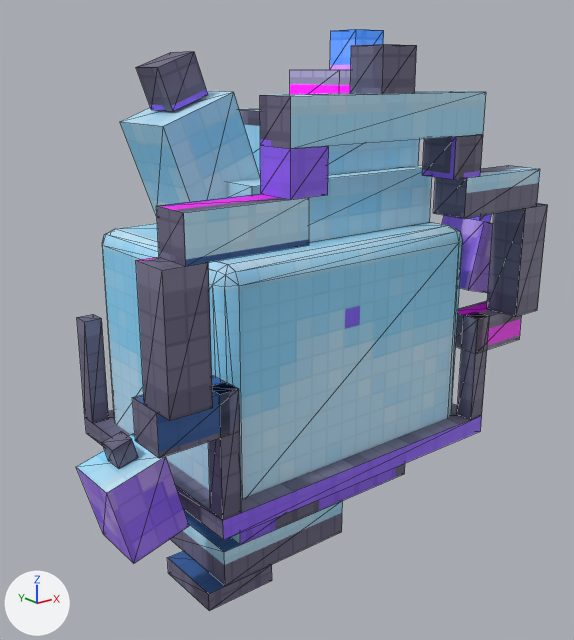
The glTF model assets/models/Wisplet/Wisplet.glb as it was, and as the next commit left it.
Camera for both pictures: a 50 mm camera at (-3.27, -4.12, 3.24) aimed at (-0.01, -0.05, 1.61). The axes (+X, +Y, +Z) are drawn at lower left. The lights are the same throughout. The older version comes first. Mesh edges are drawn as thin lines. Vertices at exactly the same position are counted once.

In view in the first picture: 'Body', 'floatL', 'floatR', 'halo', 'tipR', 'tongueL'.
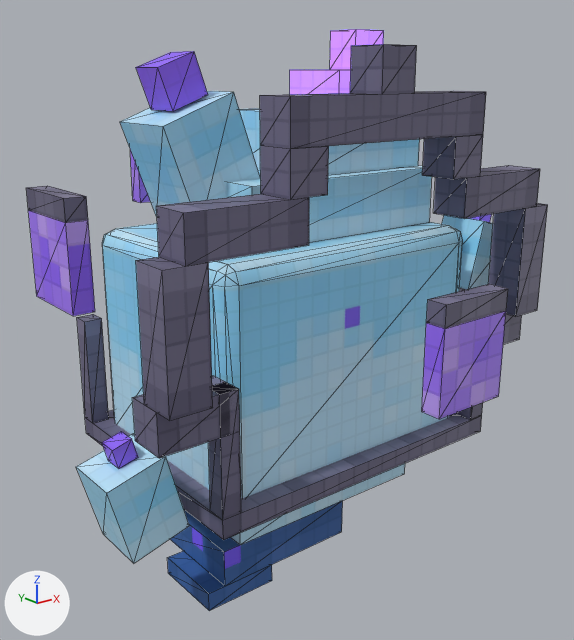
The change in detail:
me_body has 176 vertices, 270 faces and spans x -1.13..1.13, y -0.88..1.0, z 0.0..3.0.
me_body is used by ob_body; location (0.0, 0.0, 0.0).
me_body part 1: 112 kept faces spanning x -1.13..1.13, y -0.88..1.0, z 0.0..3.0 get new texture (UV) coordinates.
me_floatl has 16 vertices, 24 faces and spans x -0.246..0.246, y -0.188..0.188, z -0.29..0.389.
me_floatl is used by ob_floatl; location (-1.438, -0.438, 0.938).
me_floatl part 2: texture (UV) coordinates of 24 of 24 faces, centred in x -0.203..0.203, y -0.188..0.188, z -0.258..0.378, changed; they spanned u 0.0..0.86, v 0.4..0.64 and now span u 0.0..0.43, v 0.36..0.6.
me_floatr has 16 vertices, 24 faces and spans x -0.246..0.246, y -0.188..0.188, z -0.29..0.389.
me_floatr is used by ob_floatr; location (1.438, -0.438, 1.938).
me_floatr part 3: texture (UV) coordinates of 24 of 24 faces, centred in x -0.203..0.203, y -0.188..0.188, z -0.258..0.378, changed; they spanned u 0.0..1.0, v 0.4..0.64 and now span u 0.0..0.97, v 0.36..0.6.
me_halo has 76 vertices, 120 faces and spans x -1.5..1.5, y -0.13..0.25, z -0.12..1.88.
me_halo is used by ob_halo; location (0.0, -0.875, 1.5).
me_halo part 4: texture (UV) coordinates of 104 of 120 faces, centred in x -1.5..1.5, y -0.13..0.25, z -0.12..1.88, changed; they spanned u 0.0..0.99, v 0.45..0.55 and now span u 0.0..0.99, v 0.41..0.51.
me_tipr has 16 vertices, 24 faces and spans x -0.25..0.25, y -0.25..0.25, z 0.0..0.5.
me_tipr is used by ob_tipr; location (0.5, 0.0, 3.0).
me_tipr part 5: texture (UV) coordinates of 20 of 24 faces, centred in x -0.25..0.25, y -0.25..0.25, z 0.083..0.5, changed; they spanned u 0.21..0.58, v 0.47..0.5 and now span u 0.21..0.58, v 0.43..0.47.
me_tonguel has 16 vertices, 24 faces and spans x -0.467..0.217, y -0.25..0.25, z -0.067..0.91.
me_tonguel is used by ob_tonguel; location (-0.562, 0.0, 2.438).
me_tonguel part 6: texture (UV) coordinates of 12 of 24 faces, centred in x -0.382..-0.118, y -0.125..0.125, z 0.618..0.882, changed; they spanned u 0.45..0.68, v 0.47..0.48 and now span u 0.45..0.68, v 0.43..0.45.
Mesh me_glass is new.
It has 48 vertices, 88 faces and spans x -1.62..1.62, y -1.62..1.62, z -0.88..1.0.
It uses material mat_wisplet_cells (picture img_wisplet_atlas).
Object 'glass' (ob_glass) is new; it shows me_glass.
Its location is (0.0, 0.0, 1.875).

Where the change shows, as pixel boxes [x1, y1, x2, y2] in the pictures (574 x 640 px):
'glass', added
    after: [26, 150, 508, 419]
part 1 of me_body, surface changed
    both: [77, 110, 482, 611]
part 2 of me_floatl, surface changed (purple to blue)
    both: [76, 431, 189, 563]
part 3 of me_floatr, surface changed (purple to blue)
    both: [442, 214, 493, 290]
part 4 of me_halo, surface changed (darker)
    both: [134, 44, 540, 458]
part 5 of me_tipr, surface changed (blue to purple)
    both: [290, 29, 384, 94]
part 6 of me_tonguel, surface changed (blue to purple)
    both: [136, 51, 208, 111]
